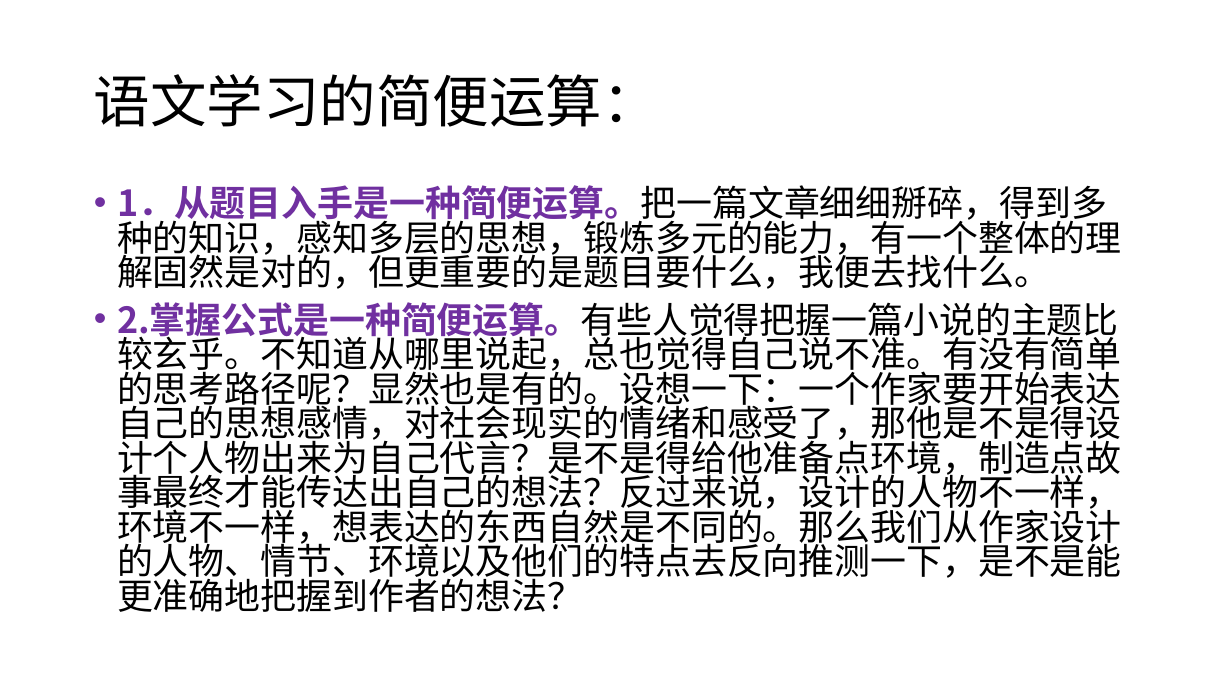
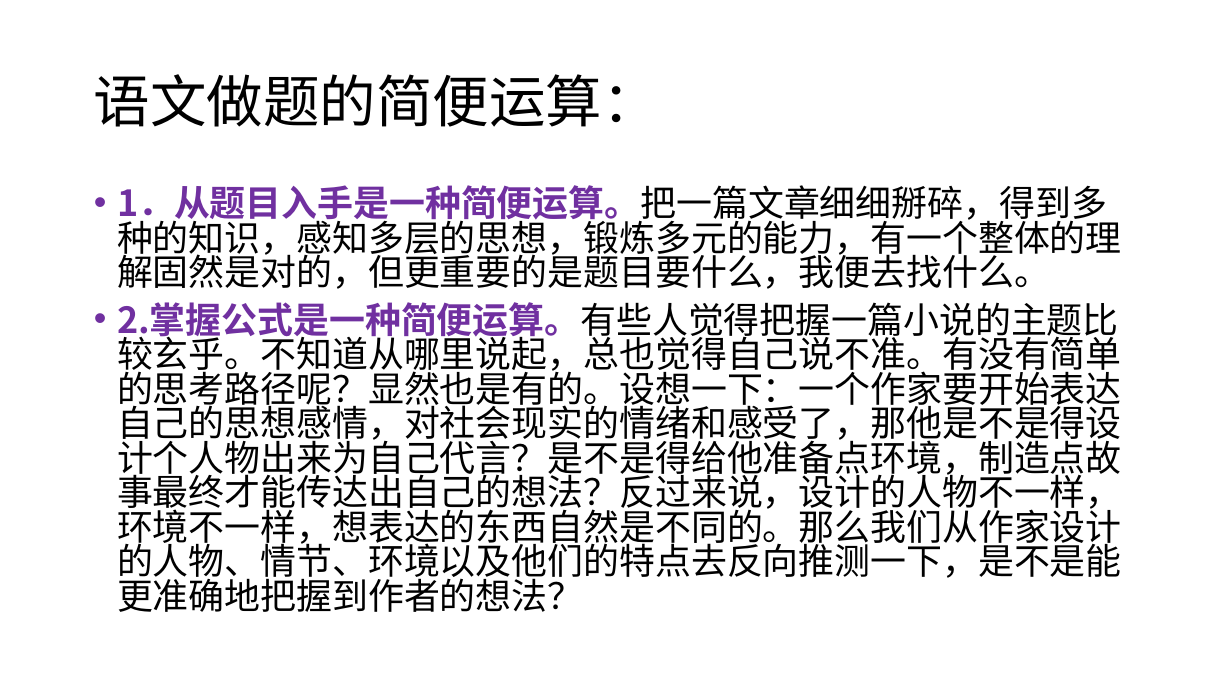
Before and after one commit to GY-feng/Notes, a slide deck: slide 6 of 备课-语文/PPT/前言+字形字音+阅读.pptx (slide 5 before the commit). Drawn at 1232x693 pixels with LibreOffice and Linux fonts; fonts in the diff are those of the drawing. Boxes give left, top, right and bottom in pixels: in the first picture for what was removed or moved away, otherwise in the second. Text is boxed around its words. In the diff, an @@ line names an element or a change of style, - is before the commit and + after.

```diff
--- a/备课-语文/PPT/前言+字形字音+阅读.pptx
+++ b/备课-语文/PPT/前言+字形字音+阅读.pptx
@@ title at (x1=94, y1=74, x2=659, y2=127): text changed @@
-语文学习的简便运算：
+语文做题的简便运算：
```
Also in this commit, not shown: 1 slide added, 12 other files.
